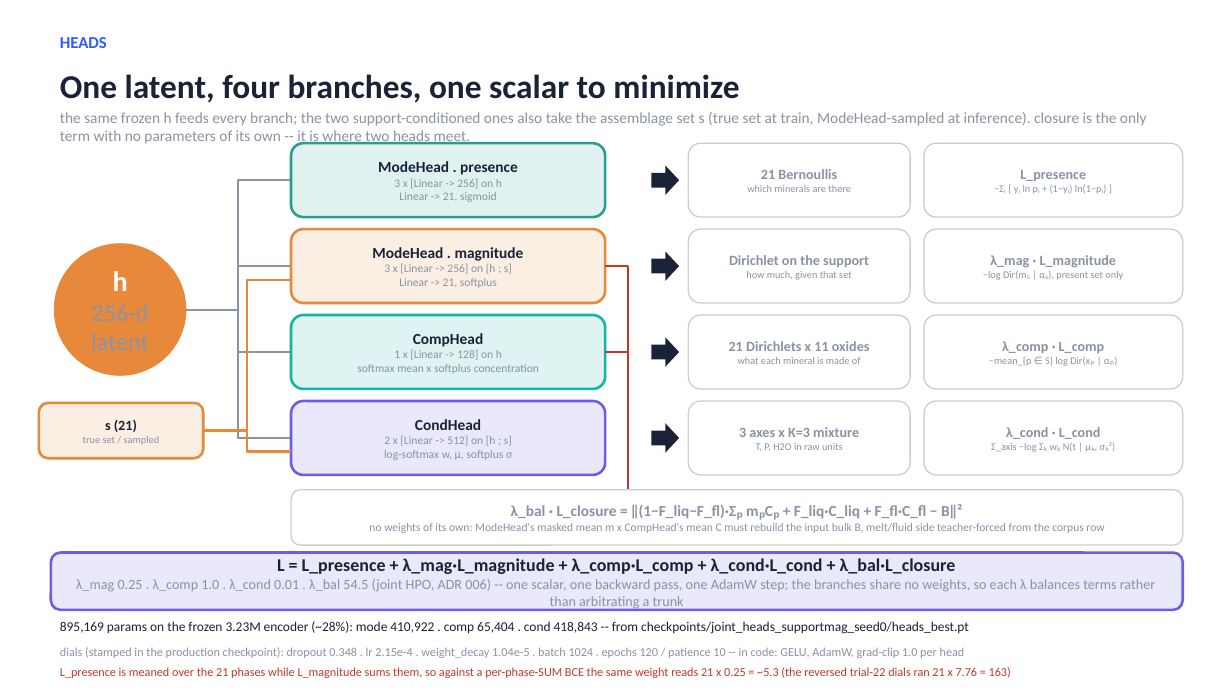
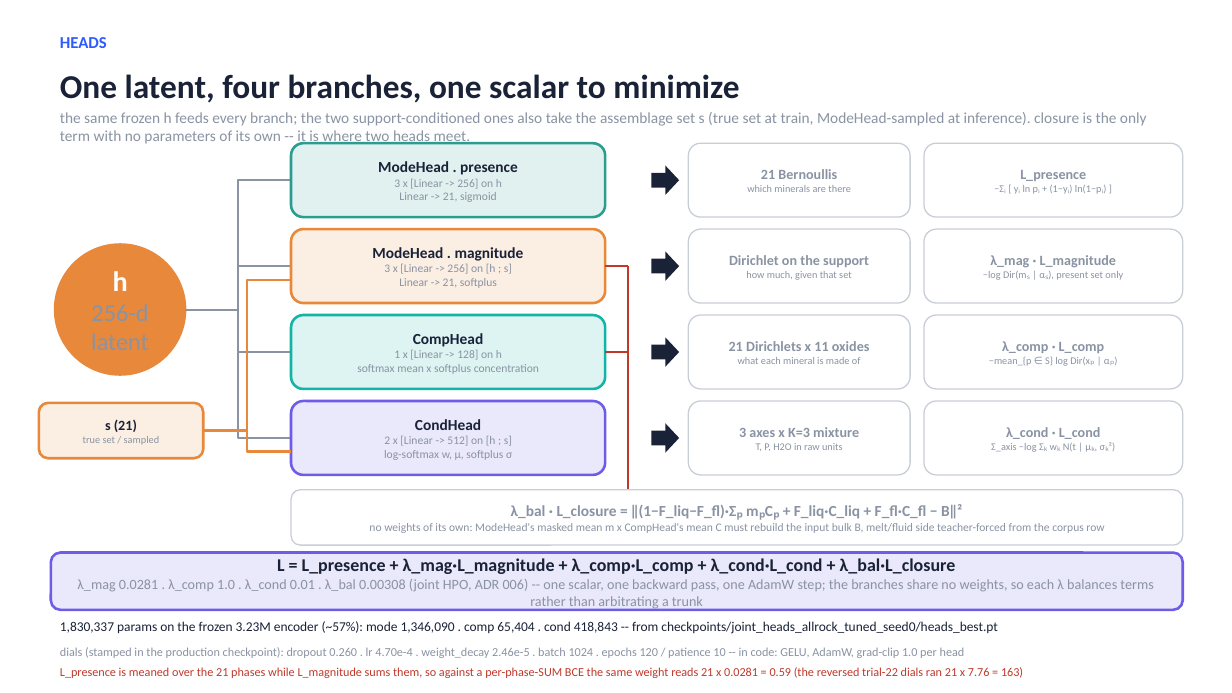
Before and after one commit to matthew-j-liu/phasecast, a slide deck: slide 19 of slides/overview.pptx (slide 20 before the commit). Drawn at 1232x693 pixels with LibreOffice and Linux fonts; fonts in the diff are those of the drawing. Boxes give left, top, right and bottom in pixels: in the first picture for what was removed or moved away, otherwise in the second. Text is boxed around its words. In the diff, an @@ line names an element or a change of style, - is before the commit and + after.

```diff
--- a/slides/overview.pptx
+++ b/slides/overview.pptx
@@ text in rounded rectangle at [77,579,1153,610]: text changed @@
-λ_mag 0.25 . λ_comp 1.0 . λ_cond 0.01 . λ_bal 54.5 (joint HPO, ADR 006) -- one scalar, one backward pass, one AdamW step; the branches share no weights, so each λ balances terms rather than arbitrating a trunk
+λ_mag 0.0281 . λ_comp 1.0 . λ_cond 0.01 . λ_bal 0.00308 (joint HPO, ADR 006) -- one scalar, one backward pass, one AdamW step; the branches share no weights, so each λ balances terms rather than arbitrating a trunk
@@ text at [60,621,997,634]: text changed @@
-895,169 params on the frozen 3.23M encoder (~28%): mode 410,922 . comp 65,404 . cond 418,843 -- from checkpoints/joint_heads_supportmag_seed0/heads_best.pt
+1,830,337 params on the frozen 3.23M encoder (~57%): mode 1,346,090 . comp 65,404 . cond 418,843 -- from checkpoints/joint_heads_allrock_tuned_seed0/heads_best.pt
@@ text at [60,647,965,658]: text changed @@
-dials (stamped in the production checkpoint): dropout 0.348 . lr 2.15e-4 . weight_decay 1.04e-5 . batch 1024 . epochs 120 / patience 10 -- in code: GELU, AdamW, grad-clip 1.0 per head
+dials (stamped in the production checkpoint): dropout 0.260 . lr 4.70e-4 . weight_decay 2.46e-5 . batch 1024 . epochs 120 / patience 10 -- in code: GELU, AdamW, grad-clip 1.0 per head
@@ text at [60,667,1023,678]: text changed @@
-L_presence is meaned over the 21 phases while L_magnitude sums them, so against a per-phase-SUM BCE the same weight reads 21 x 0.25 = ~5.3 (the reversed trial-22 dials ran 21 x 7.76 = 163)
+L_presence is meaned over the 21 phases while L_magnitude sums them, so against a per-phase-SUM BCE the same weight reads 21 x 0.0281 = 0.59 (the reversed trial-22 dials ran 21 x 7.76 = 163)
```
Also in this commit, not shown: 13 other slides changed, 2 slides added, 1 slide removed, 3 other files.
